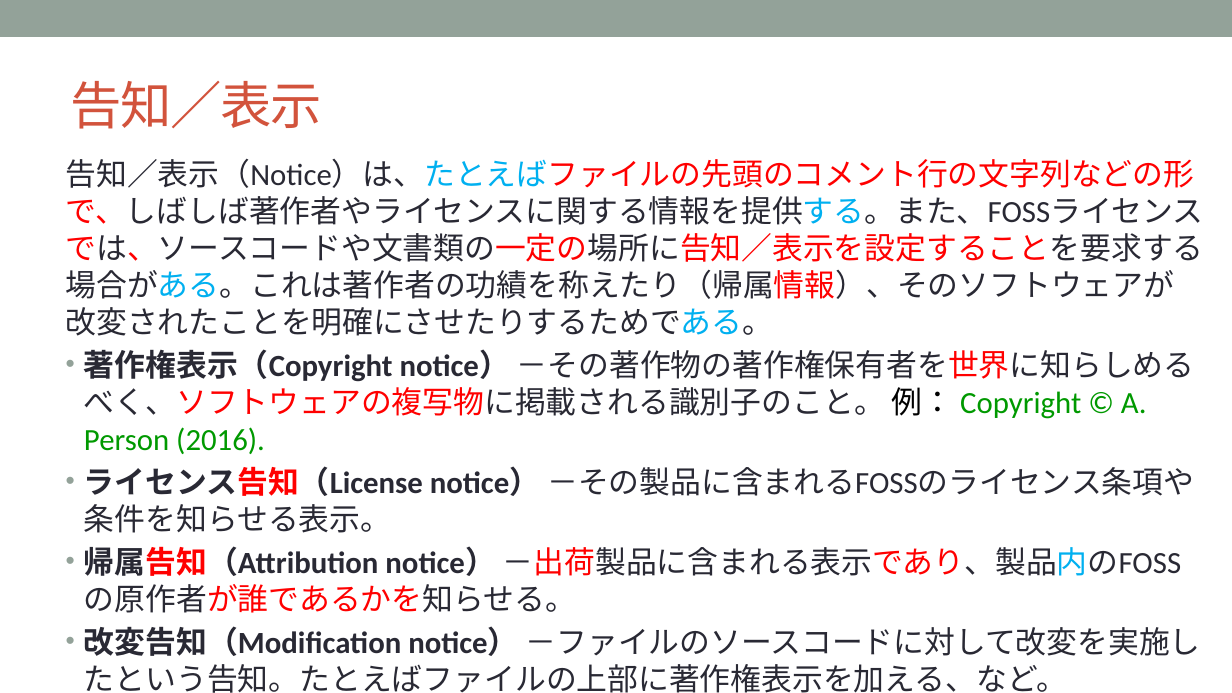
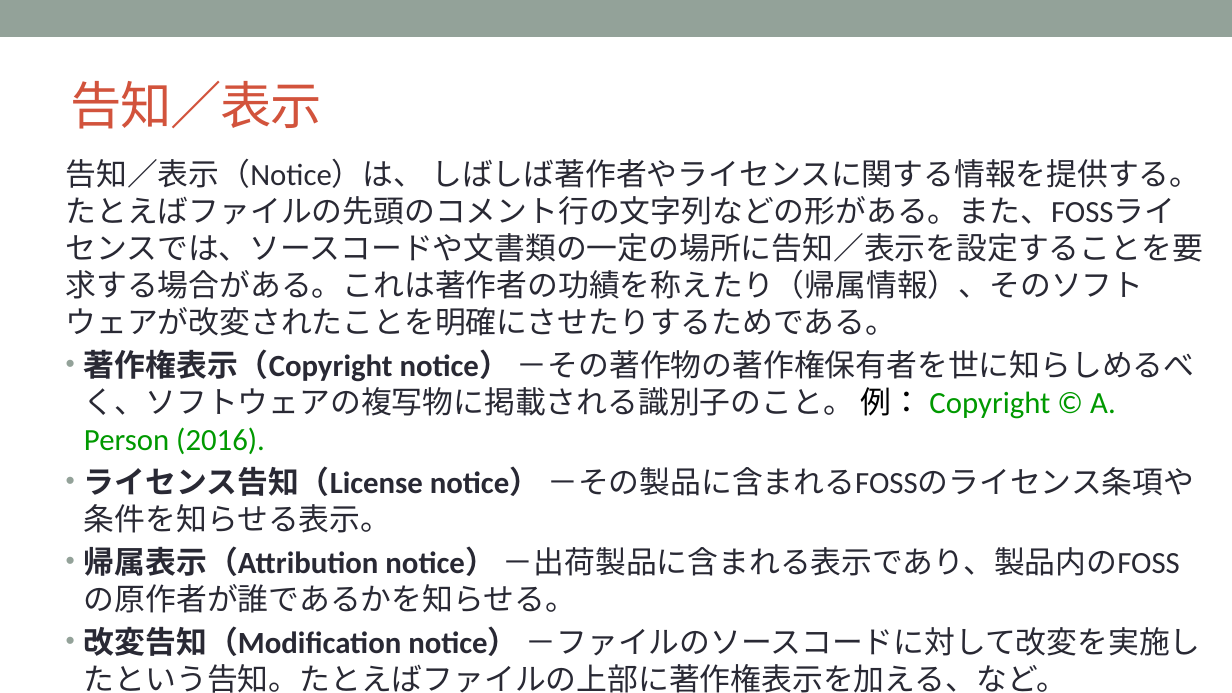
Before and after one commit to OpenChain-Project/Curriculum-Translation-JP, a slide deck: slide 20 of RC/openchain-curriculum-release-2-jp_rc1.0.pptx. Drawn at 1232x693 pixels with LibreOffice and Linux fonts; fonts in the diff are those of the drawing; background and template pictures are left out. Boxes give left, top, right and bottom in pixels: in the first picture for what was removed or moved away, otherwise in the second. Text is boxed around its words. In the diff, an @@ line names an element or a change of style, - is before the commit and + after.

```diff
--- a/RC/openchain-curriculum-release-2-jp_rc1.0.pptx
+++ b/RC/openchain-curriculum-release-2-jp_rc1.0.pptx
@@ text at (66, 159, 1203, 454): text changed @@
-告知／表示（Notice）は、たとえばファイルの先頭のコメント行の文字列などの形で、しばしば著作者やライセンスに関する情報を提供する。また、FOSSライセンスでは、ソースコードや文書類の一定の場所に告知／表示を設定することを要求する場合がある。これは著作者の功績を称えたり（帰属情報）、そのソフトウェアが改変されたことを明確にさせたりするためである。
-• 著作権表示（Copyright notice） －その著作物の著作権保有者を世界に知らしめるべく、ソフトウェアの複写物に掲載される識別子のこと。 例： Copyright © A. Person (2016).
+告知／表示（Notice）は、 しばしば著作者やライセンスに関する情報を提供する。たとえばファイルの先頭のコメント行の文字列などの形がある。また、FOSSライセンスでは、ソースコードや文書類の一定の場所に告知／表示を設定することを要求する場合がある。これは著作者の功績を称えたり（帰属情報）、そのソフトウェアが改変されたことを明確にさせたりするためである。
+• 著作権表示（Copyright notice） －その著作物の著作権保有者を世に知らしめるべく、ソフトウェアの複写物に掲載される識別子のこと。 例： Copyright © A. Person (2016).
@@ text at (84, 466, 1194, 533): text colour #FF0000 to #292934 in "ライセンス告知（License" @@
@@ text at (84, 546, 1180, 613): text changed @@
-• 帰属告知（Attribution notice） －出荷製品に含まれる表示であり、製品内のFOSSの原作者が誰であるかを知らせる。
+• 帰属表示（Attribution notice） －出荷製品に含まれる表示であり、製品内のFOSSの原作者が誰であるかを知らせる。
```
Also in this commit, not shown: 21 other slides changed.
